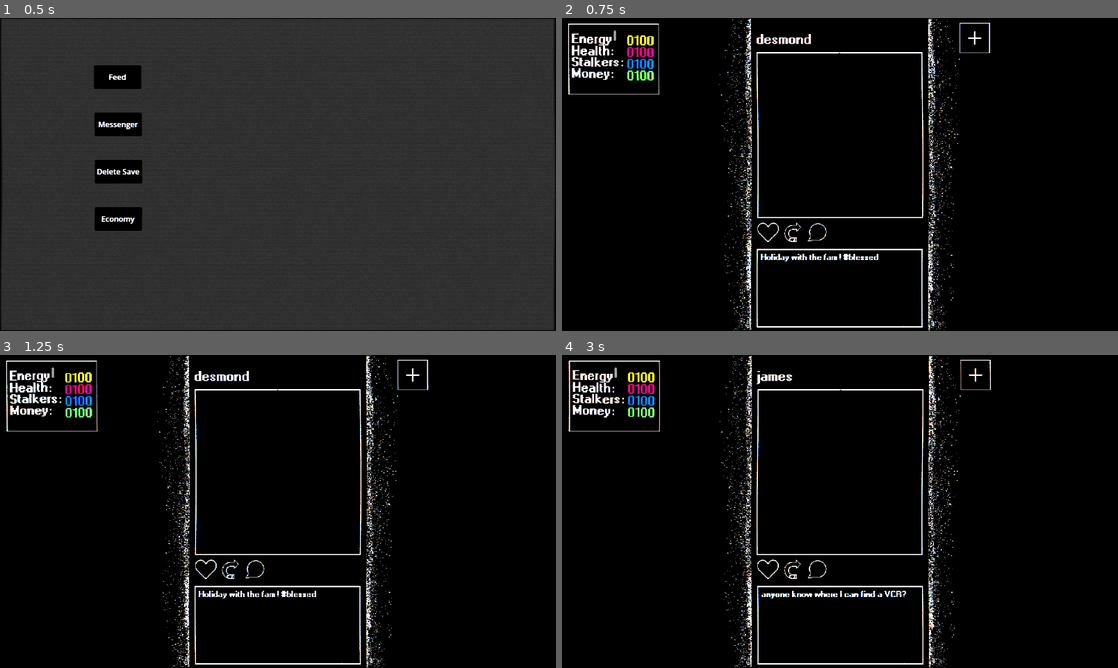
Above: before the commit, frames 1-4 (two rows, left to right).
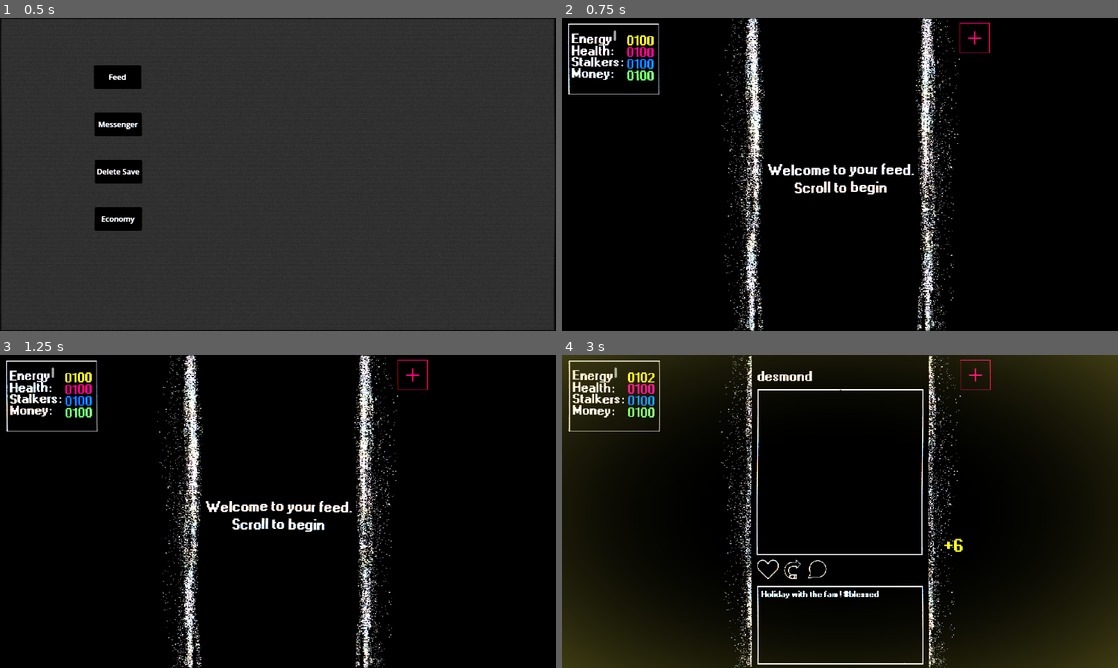
Above: after the commit, the same moments.

Repository: AdamCMunro/social-game
Game: Godot game, scene res://main.tscn
The game is run twice, just before and just after one commit, with the same random seed, the same clock (stepped at 60 frames per second) and the same inputs.
Inputs (mouse positions are in pixels of both pictures, inside the frame that each line leads up to):
- Up to frame 1 (0.5 s): no input
- Up to frame 2 (0.75 s): click "Feed" at 0.5 s
- Up to frame 3 (1.25 s): no input
- Up to frame 4 (3 s): tap Enter at 1.25 s; move the mouse to (840, 511) at 1.27 s; click (840, 511) at 1.42 s; move the mouse to (840, 511) at 2.02 s; hold Down 2.03-2.78 s; click (840, 511) at 2.17 s; move the mouse to (840, 511) at 2.77 s; click (840, 511) at 2.92 s

Frame 1 is identical in both runs. In frame 2, 4.9% of the frame differs, in the area x 33-78%, y 0-100%; in frame 3, 4.9%; in frame 4, 21%, in the area x 0-100%, y 0-100%.

Commit message:
added tile to beginning of feed

Diff:
--- a/social-game/contact.gd
+++ b/social-game/contact.gd
@@ -100,7 +100,7 @@
 	selected = false
 
 func _progress_chat():
-	var history_path = str("user://chat_logs/history/", contact_name, ".json")
+	var history_path = str("user://", messenger.main.current_day, "chat_logs/history/", contact_name, ".json")
 	var messages_path = str("res://daily_files/", messenger.get_parent().current_day, "/chat_logs/", contact_name, ".json")
 	var history = _json_decode(history_path)
 	var messages = _json_decode(messages_path)
--- a/social-game/feed.gd
+++ b/social-game/feed.gd
@@ -41,19 +41,25 @@
 var background_width
 var end_label_pos
 var continue_button_pos
+var start_label_pos
 
 var is_scrolling = false
 var paused = false
 var commenting = false
 var prepared_for_play = false
 var feed_ended = false
+var feed_started = false
 
 # Called when the node enters the scene tree for the first time.
 func _ready() -> void:
 	post_array = _json_decode(str("res://daily_files/", main.current_day, "/posts.json"))
 	post_data = _json_decode("res://posts/post_dict.json")
 
+	$NewPostButton._disable()
+
 	$FeedBackground.position = viewport_centre
+
+	start_label_pos = $StartLabel.position
 
 	background_pos = $FeedBackground/Texture.position
 	background_width = $FeedBackground/Texture.size.x
@@ -85,6 +91,7 @@
 	post_height = current_post.get_node("PostBody/Sprite2D").get_rect().size.y * current_post.scale.y
 
 	next_post.position.y = post_position.y + post_height
+	current_post.position.y = post_position.y + post_height
 
 	new_post_button_pos = $NewPostButton.position
 # Called every frame. 'delta' is the elapsed time since the previous frame.
@@ -129,22 +136,36 @@
 	if is_scrolling or commenting:
 		return
 
-	if event is InputEventMouseButton:
-		if event.button_index == MOUSE_BUTTON_WHEEL_DOWN and event.pressed and not feed_ended:
-			_trigger_scroll()
-		elif event.button_index == MOUSE_BUTTON_WHEEL_DOWN and event.pressed and feed_ended:
-			_final_scroll()
-	elif event is InputEventPanGesture:
-		if event.delta.y > 0.5 and not feed_ended:
-			_trigger_scroll()
-		elif event.delta.y > 0.5 and feed_ended:
-			_final_scroll()
-	elif event is InputEventKey and event.pressed:
-		if event.keycode == KEY_DOWN and not event.is_echo():
-			if feed_ended:
+	if feed_started and not feed_ended:
+		if event is InputEventMouseButton:
+			if event.button_index == MOUSE_BUTTON_WHEEL_DOWN and event.pressed:
+				_trigger_scroll()
+		elif event is InputEventPanGesture:
+			if event.delta.y > 0.5:
+				_trigger_scroll()
+		elif event is InputEventKey and event.pressed:
+			if event.keycode == KEY_DOWN and not event.is_echo():
+				_trigger_scroll()
+	elif feed_ended and not is_scrolling:
+		if event is InputEventMouseButton:
+			if event.button_index == MOUSE_BUTTON_WHEEL_DOWN and event.pressed:
 				_final_scroll()
-			else:
-				_trigger_scroll()
+		elif event is InputEventPanGesture:
+			if event.delta.y > 0.5:
+				_final_scroll()
+		elif event is InputEventKey and event.pressed:
+			if event.keycode == KEY_DOWN and not event.is_echo():
+				_final_scroll()
+	elif not feed_started:
+		if event is InputEventMouseButton:
+			if event.button_index == MOUSE_BUTTON_WHEEL_DOWN and event.pressed:
+				_first_scroll()
+		elif event is InputEventPanGesture:
+			if event.delta.y > 0.5:
+				_first_scroll()
+		elif event is InputEventKey and event.pressed:
+			if event.keycode == KEY_DOWN and not event.is_echo():
+				_first_scroll()
 
 
 func _trigger_scroll():
@@ -154,7 +175,7 @@
 		var tween = _move_posts(current_post, next_post)
 		await tween.finished
 		if current_post.get_name() != "Card":
-			await _affect_stats(_get_current_post_data().stats)
+			await _affect_stats(_get_next_post_data().stats)
 		if current_post_index + 1 < post_array.size() - 1:
 			_recycle_posts()
 		elif current_post_index + 1 == post_array.size() - 1:
@@ -179,6 +200,25 @@
 	await tween.finished
 
 	is_scrolling = false
+
+func _first_scroll():
+	is_scrolling = true
+	var tween = create_tween()
+
+	tween.set_ease(Tween.EASE_IN_OUT)
+	tween.set_trans(Tween.TRANS_SINE)
+
+	tween.tween_property($StartLabel, "position:y", 10, 0.2).as_relative()
+	tween.tween_property(current_post, "position", viewport_centre, 0.5)
+	tween.parallel().tween_property($StartLabel, "position:y", -post_height, 0.5).as_relative()
+
+	await tween.finished
+
+	await _affect_stats(_get_current_post_data().stats)
+	is_scrolling = false
+	feed_started = true
+	$NewPostButton._enable()
+
 
 func _move_posts(post, post2):
 	var tween = create_tween()
@@ -246,8 +286,10 @@
 		tween.tween_property($CommentBox, "position:y", comment_box_pos.y - 20, 0.05)
 		tween.tween_property($CommentBox, "position:y", 1000, 0.05)
 
-	if not feed_ended:
+	if not feed_ended and feed_started:
 		tween.tween_property(current_post, "position:y", post_position.y - 20, 0.05)
+	elif not feed_ended and not feed_started:
+		tween.tween_property($StartLabel, "position:y", start_label_pos.y + 20, 0.05)
 	else:
 		tween.tween_property($ContinueButton, "position:y", continue_button_pos.y - 20, 0.05)
 		tween.parallel().tween_property($EndLabel, "position:y", end_label_pos.y - 20, 0.05)
@@ -256,11 +298,14 @@
 	tween.parallel().tween_property(player.get_node("StatBlock"), "position:x", stat_block_pos.x + 20, 0.05)
 	tween.parallel().tween_property($FeedBackground/Texture, "size:x", background_width - 40, 0.08)
 
-	if not feed_ended:
+	if not feed_ended and feed_started:
 		tween.tween_property(current_post, "position:y", 1000, 0.08)
+	elif not feed_ended and not feed_started:
+		tween.tween_property($StartLabel, "position:y", -1000, 0.08)
 	else:
 		tween.tween_property($ContinueButton, "position:y", 1000, 0.05)
 		tween.parallel().tween_property($EndLabel, "position:y", 1000, 0.05)
+
 
 
 	tween.parallel().tween_property($NewPostButton, "position:y", -100, 0.08)
@@ -276,8 +321,10 @@
 	tween.set_ease(Tween.EASE_IN_OUT)
 	tween.set_trans(Tween.TRANS_SINE)
 
-	if not feed_ended:
-		tween.tween_property(current_post, "position:y", post_position.y + 20, 0.05)
+	if not feed_ended and feed_started:
+		tween.tween_property(current_post, "position:y", post_position.y - 20, 0.05)
+	elif not feed_ended and not feed_started:
+		tween.tween_property($StartLabel, "position:y", post_position.y + 20, 0.05)
 	else:
 		tween.tween_property($ContinueButton, "position:y", continue_button_pos.y + 20, 0.05)
 		tween.parallel().tween_property($EndLabel, "position:y", end_label_pos.y + 20, 0.05)
@@ -287,8 +334,10 @@
 	tween.parallel().tween_property($FeedBackground/Texture, "size:x", background_width, 0.05)
 	tween.parallel().tween_property($FeedBackground/Texture, "position:x", background_pos.x, 0.05)
 
-	if not feed_ended:
+	if not feed_ended and feed_started:
 		tween.tween_property(current_post, "position:y", post_position.y, 0.08)
+	elif not feed_ended and not feed_started:
+		tween.tween_property($StartLabel, "position:y", start_label_pos.y, 0.05)
 	else:
 		tween.tween_property($ContinueButton, "position:y", continue_button_pos.y, 0.05)
 		tween.parallel().tween_property($EndLabel, "position:y", end_label_pos.y, 0.05)
--- a/social-game/feed.tscn
+++ b/social-game/feed.tscn
@@ -332,6 +332,20 @@
 horizontal_alignment = 1
 vertical_alignment = 1
 
+[node name="StartLabel" type="RichTextLabel" parent="." unique_id=1171458312]
+z_index = 2
+offset_left = 418.0
+offset_top = 300.0
+offset_right = 763.0
+offset_bottom = 380.0
+theme_override_fonts/normal_font = ExtResource("7_ogxe3")
+theme_override_font_sizes/normal_font_size = 30
+bbcode_enabled = true
+text = "[wave amp=11.0 freq=2.5 connected=0]Welcome to your feed.
+Scroll to begin[/wave]"
+horizontal_alignment = 1
+vertical_alignment = 1
+
 [connection signal="input_event" from="NewPostButton" to="NewPostButton" method="_on_input_event"]
 [connection signal="mouse_entered" from="NewPostButton" to="NewPostButton" method="_on_mouse_entered"]
 [connection signal="mouse_exited" from="NewPostButton" to="NewPostButton" method="_on_mouse_exited"]
--- a/social-game/messenger.gd
+++ b/social-game/messenger.gd
@@ -1,6 +1,7 @@
 extends Node2D
 
 @onready var viewport_centre = get_viewport_rect().size / 2
+@onready var main = get_parent()
 @onready var option1 = $MessengerBody/Option1
 @onready var option2 = $MessengerBody/Option2
 @onready var option3 = $MessengerBody/Option3
@@ -313,8 +314,8 @@
 
 
 func _retrieve_messages(name):
-	var history_file = str("user://chat_logs/history/", name, ".json")
-	var message_file = str("res://daily_files/", get_parent().current_day, "/chat_logs/", name, ".json")
+	var history_file = str("user://", main.current_day,"/chat_logs/history/", name, ".json")
+	var message_file = str("res://daily_files/", main.current_day, "/chat_logs/", name, ".json")
 	var height = 0
 
 	message_history_arr = _json_decode(history_file)
--- a/social-game/new_post_button.gd
+++ b/social-game/new_post_button.gd
@@ -3,6 +3,7 @@
 var pressing = false
 var button_scale = Vector2.ZERO
 var disabled = false
+var hovered = false
 
 @onready var sprite = $Sprite2D
 @onready var main = get_parent().get_parent()
@@ -19,6 +20,7 @@
 
 
 func _on_mouse_entered() -> void:
+	hovered = true
 	if not disabled:
 		sprite.texture = load("res://assets/New_Post_Button_Hover.png")
 	else:
@@ -26,6 +28,7 @@
 
 
 func _on_mouse_exited() -> void:
+	hovered = false
 	if not disabled:
 		sprite.texture = load("res://assets/New_Post_Button.png")
 	else:
@@ -79,7 +82,18 @@
 
 func _disable():
 	disabled = true
-	sprite.texture = load("res://assets/New_Post_Button_Disabled.png")
+	if hovered:
+		sprite.texture = load("res://assets/New_Post_Button_Disabled_Hover.png")
+	else:
+		sprite.texture = load("res://assets/New_Post_Button_Disabled.png")
+
+func _enable():
+	disabled = false
+	if hovered:
+		sprite.texture = load("res://assets/New_Post_Button_Hover.png")
+	else:
+		sprite.texture = load("res://assets/New_Post_Button.png")
+
 
 func _shake():
 	var tween = create_tween()
--- a/social-game/posts/post_dict.json
+++ b/social-game/posts/post_dict.json
@@ -4,8 +4,8 @@
 "options":[{"option":"Awesome!","full":"Awesome!"},
 			{"option":"Must be nice","full":"Must be nice"},
 			{"option":"gay","full":"What kind of gay ass shit is that"}],
-"stats":{"energy":0,
-		"health":0,
+"stats":{"energy":6,
+		"health":10,
 		"followers":0,
 		"money":0}},
 {"id":1,
